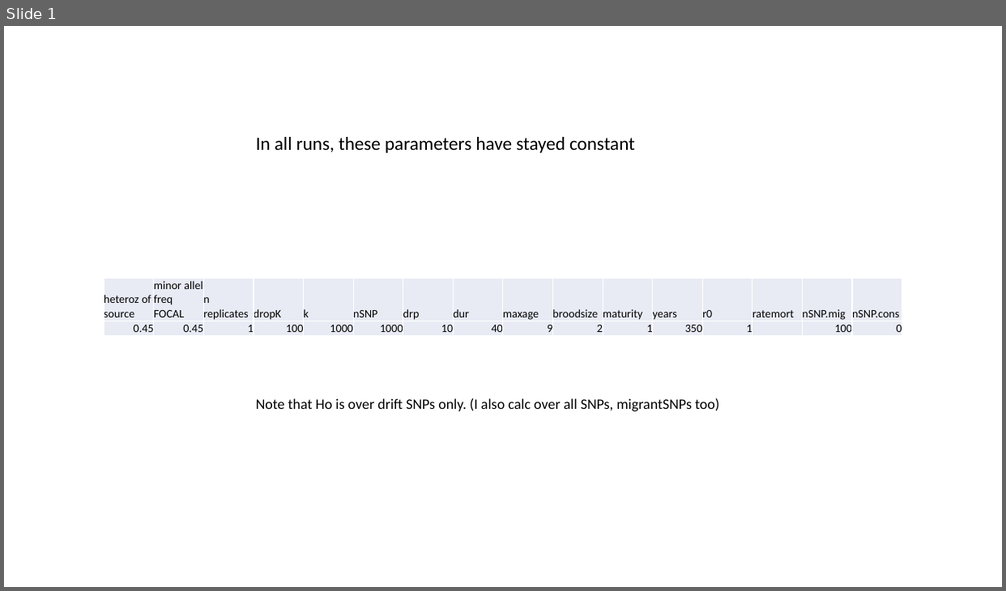
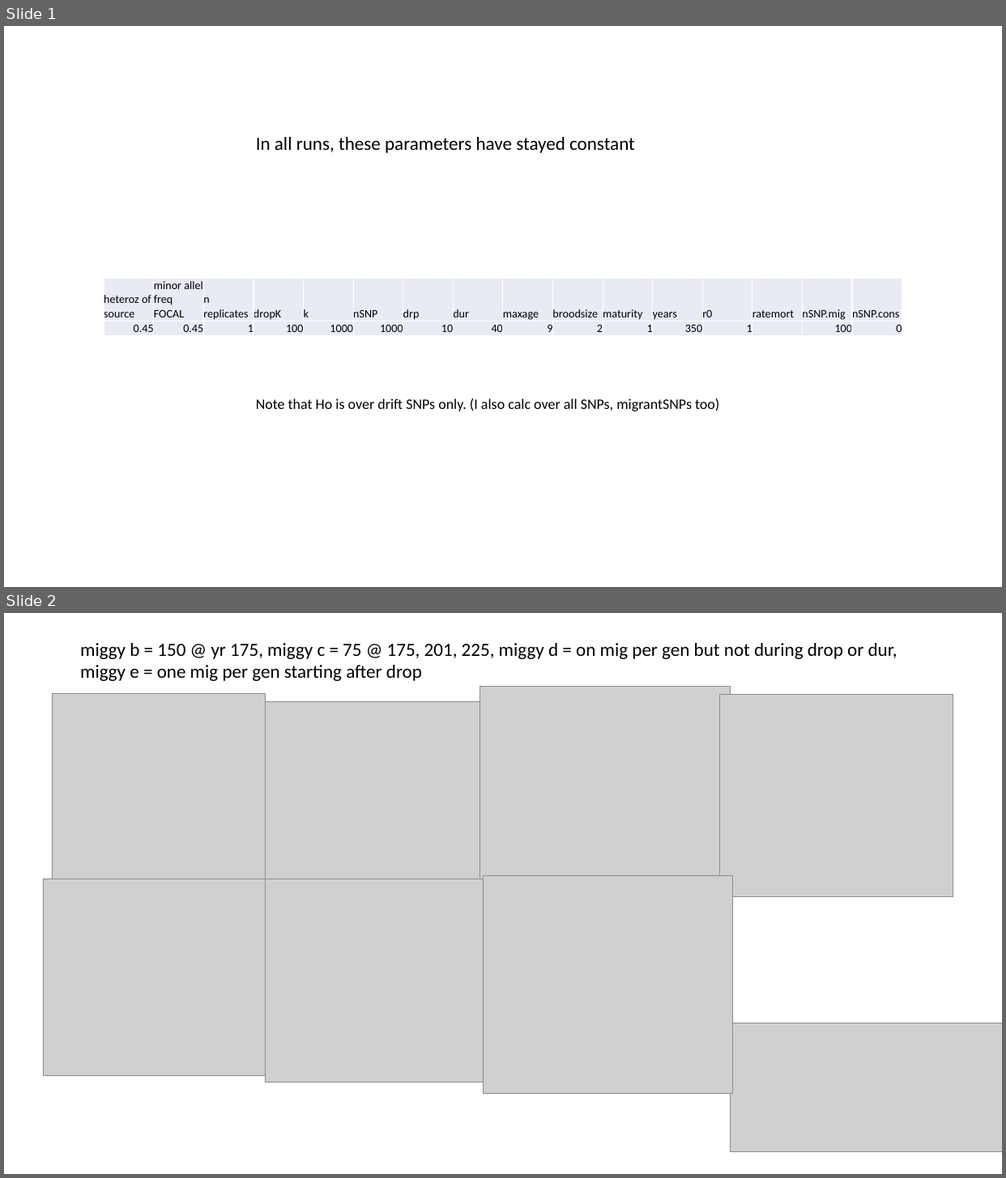
Before and after one commit to ginalamka/ComplexModel_ABM, a slide deck: Output_local/holding/figs/Figs_2.9.23.pptx. Shown one above the other, each under a label of ours: slide 1 before the commit, slides 1 and 2 after it. The pictures are 1006x591 and 1006x1178 pixels, drawn with LibreOffice and Linux fonts; fonts in the diff are those of the drawing; grey boxes stand for pictures. Boxes give left, top, right and bottom in pixels: in the first picture for what was removed or moved away, otherwise in the second. Text is boxed around its words. In the diff, an @@ line names an element or a change of style, - is before the commit and + after.

```diff
--- a/Output_local/holding/figs/Figs_2.9.23.pptx
+++ b/Output_local/holding/figs/Figs_2.9.23.pptx
@@ slide 2 added at box(4, 613, 1002, 1174), background #FFFFFF @@
@@ text added at box(80, 643, 897, 681), 18 pt, text #000000 @@
+miggy b = 150 @ yr 175, miggy c = 75 @ 175, 201, 225, miggy d = on mig per gen but not during drop or dur, miggy e = one mig per gen starting after drop
@@ picture added at box(53, 694, 266, 879) @@
@@ picture added at box(266, 702, 479, 879) @@
@@ picture added at box(479, 687, 731, 905) @@
@@ picture added at box(720, 694, 953, 897) @@
@@ picture added at box(43, 879, 268, 1076) @@
@@ picture added at box(266, 879, 498, 1082) @@
@@ picture added at box(484, 876, 733, 1094) @@
@@ picture added at box(731, 1023, 1002, 1152) @@
```
Also in this commit, not shown: 1 slide changed, 9 other slides added, 1 other file.
